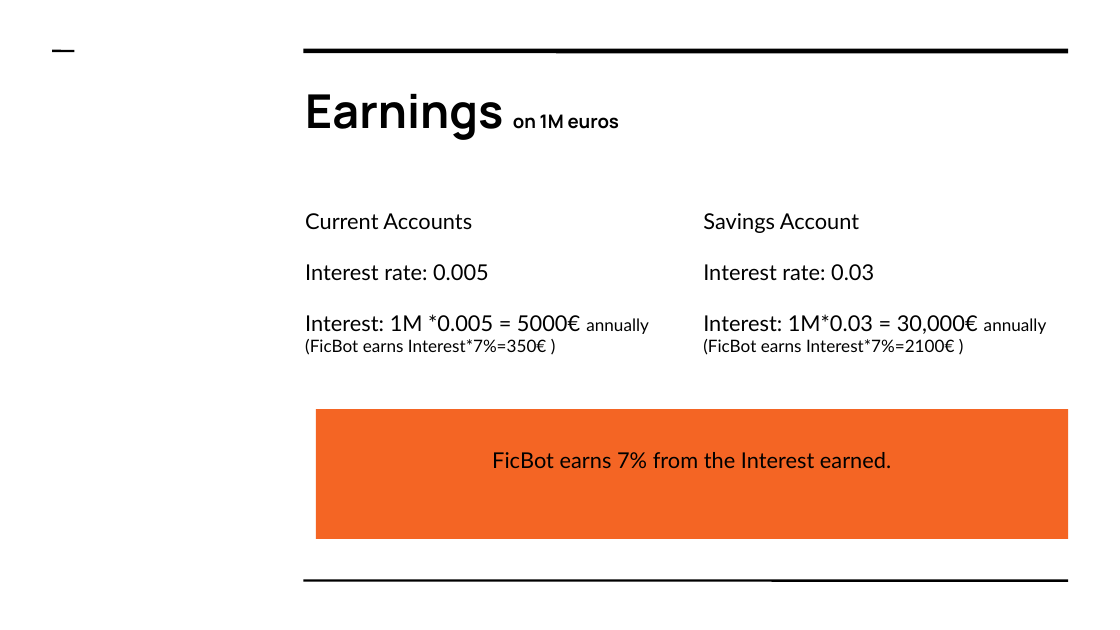
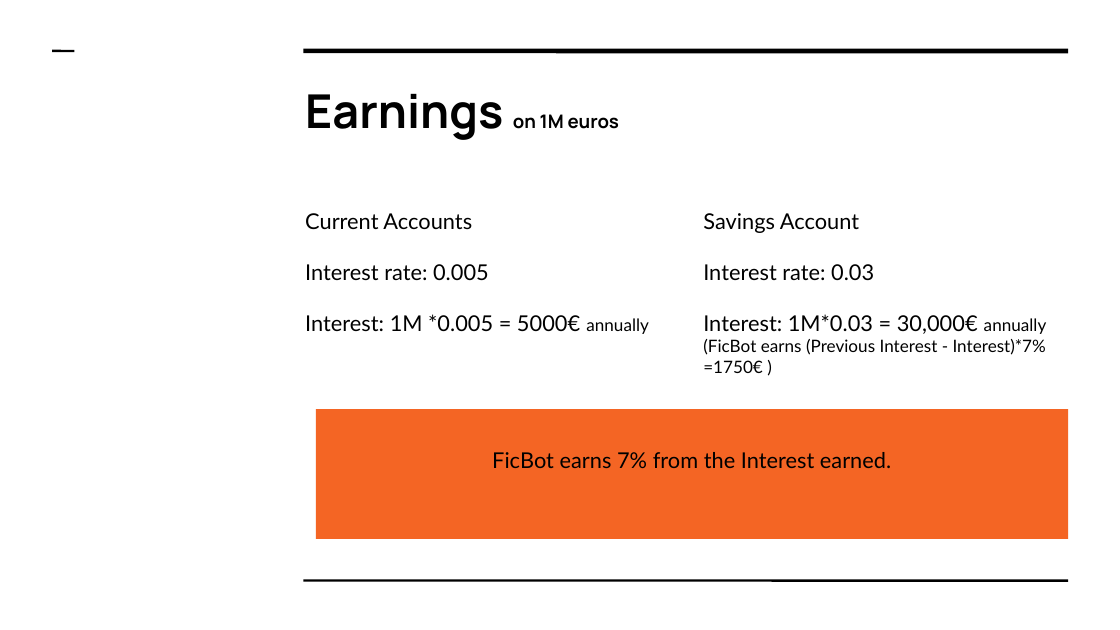
Before and after one commit to bochackathon-fintech/Ficbot, a slide deck: slide 3 of FicBot.odp. Drawn at 1120x630 pixels with LibreOffice and Linux fonts; fonts in the diff are those of the drawing. Boxes give left, top, right and bottom in pixels: in the first picture for what was removed or moved away, otherwise in the second. Text is boxed around its words. In the diff, an @@ line names an element or a change of style, - is before the commit and + after.

Commit message:
Updated presentation

```diff
--- a/FicBot.odp
+++ b/FicBot.odp
@@ text at [305,314,649,334]: text changed; size 11 to 14 pt @@
-Interest: 1M *0.005 = 5000€ annually
-(FicBot earns Interest*7%=350€ )
+Interest: 1M *0.005 = 5000€ annually
@@ text at [703,314,1047,373]: text changed @@
-Interest: 1M*0.03 = 30,000€ annually
-(FicBot earns Interest*7%=2100€ )
+Interest: 1M*0.03 = 30,000€ annually
+(FicBot earns (Previous Interest - Interest)*7% =1750€ )
```
